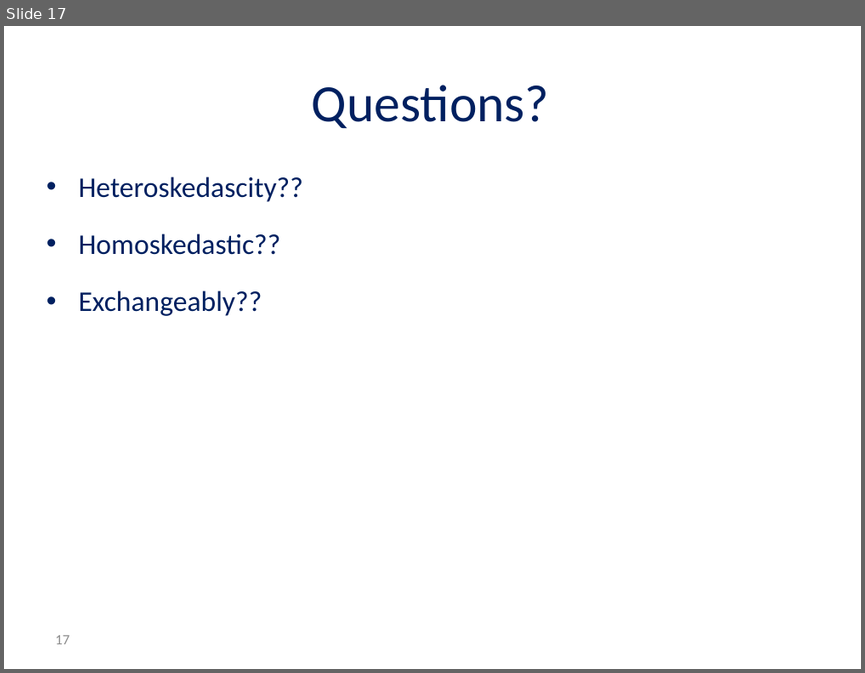
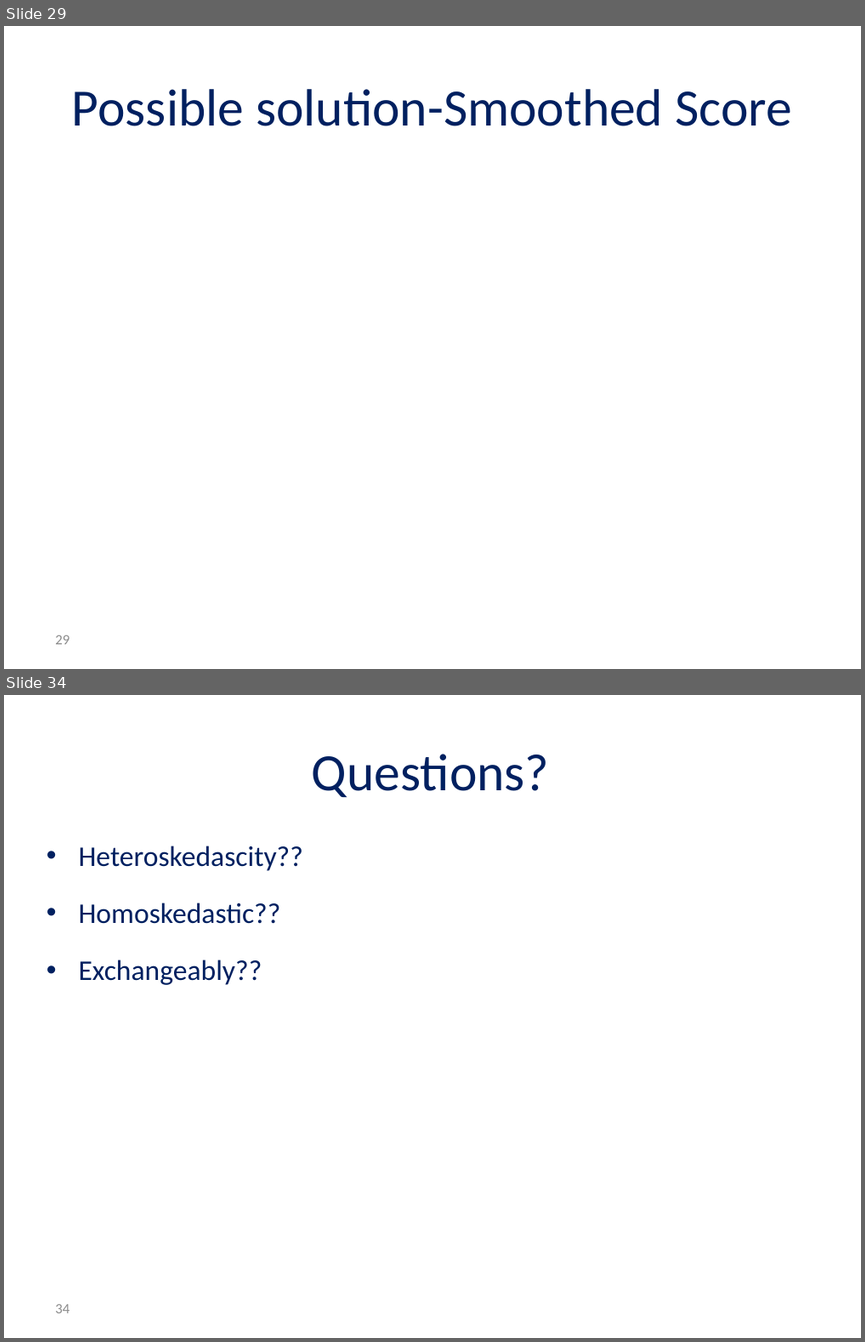
Before and after one commit to Asaf1408/Thesis, a slide deck: Qunatile regression.PPTX. Shown one above the other, each under a label of ours: slide 17 before the commit, slides 29 and 34 after it; the slides between them are not shown. The pictures are 865x673 and 865x1342 pixels, drawn with LibreOffice and Linux fonts; fonts in the diff are those of the drawing; grey boxes stand for pictures; background and template pictures are left out. Boxes give left, top, right and bottom in pixels: in the first picture for what was removed or moved away, otherwise in the second. Text is boxed around its words. In the diff, an @@ line names an element or a change of style, - is before the commit and + after.

```diff
--- a/Qunatile regression.PPTX
+++ b/Qunatile regression.PPTX
@@ slide 29 added at (4, 26, 861, 669), background #FFFFFF @@
@@ title added at (72, 89, 792, 126), 44 pt, text #002060 @@
+Possible solution-Smoothed Score
@@ page number added at (55, 635, 69, 644), 12 pt, text #8C8C8C @@
+29
@@ what was slide 17 is now slide 34 @@
@@ page number at (55, 1304, 69, 1313): text changed @@
-17
+34
```
Also in this commit, not shown: 16 other slides added, 51 other files.
